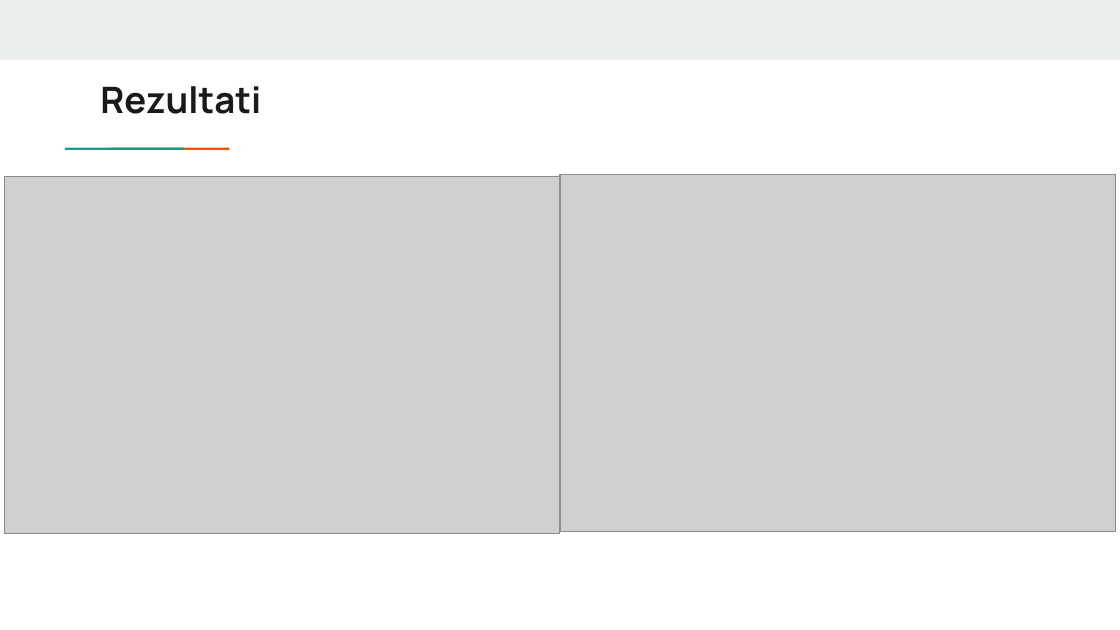
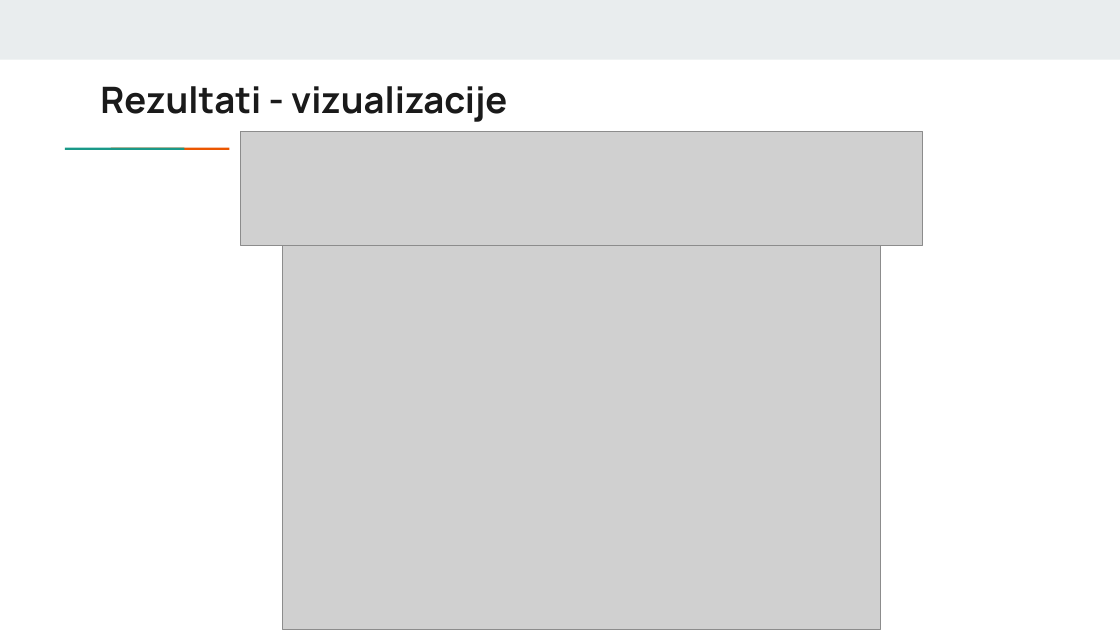
Before and after one commit to bruno4355/Diplomski-rad, a slide deck: slide 12 of Diplomski rad_Novosel - prezentacija.pptx. Drawn at 1120x630 pixels with LibreOffice and Linux fonts; fonts in the diff are those of the drawing; grey boxes stand for pictures. Boxes give left, top, right and bottom in pixels: in the first picture for what was removed or moved away, otherwise in the second. Text is boxed around its words. In the diff, an @@ line names an element or a change of style, - is before the commit and + after.

```diff
--- a/Diplomski rad_Novosel - prezentacija.pptx
+++ b/Diplomski rad_Novosel - prezentacija.pptx
@@ title at [100, 86, 507, 122]: text changed @@
-Rezultati
+Rezultati - vizualizacije
@@ picture added at [241, 131, 923, 245] @@
@@ picture removed at [4, 177, 560, 534] @@
@@ picture removed at [560, 175, 1116, 532] @@
@@ picture added at [283, 245, 881, 629] @@
```
Also in this commit, not shown: 6 other slides changed, 4 slides added, 3 slides removed.
